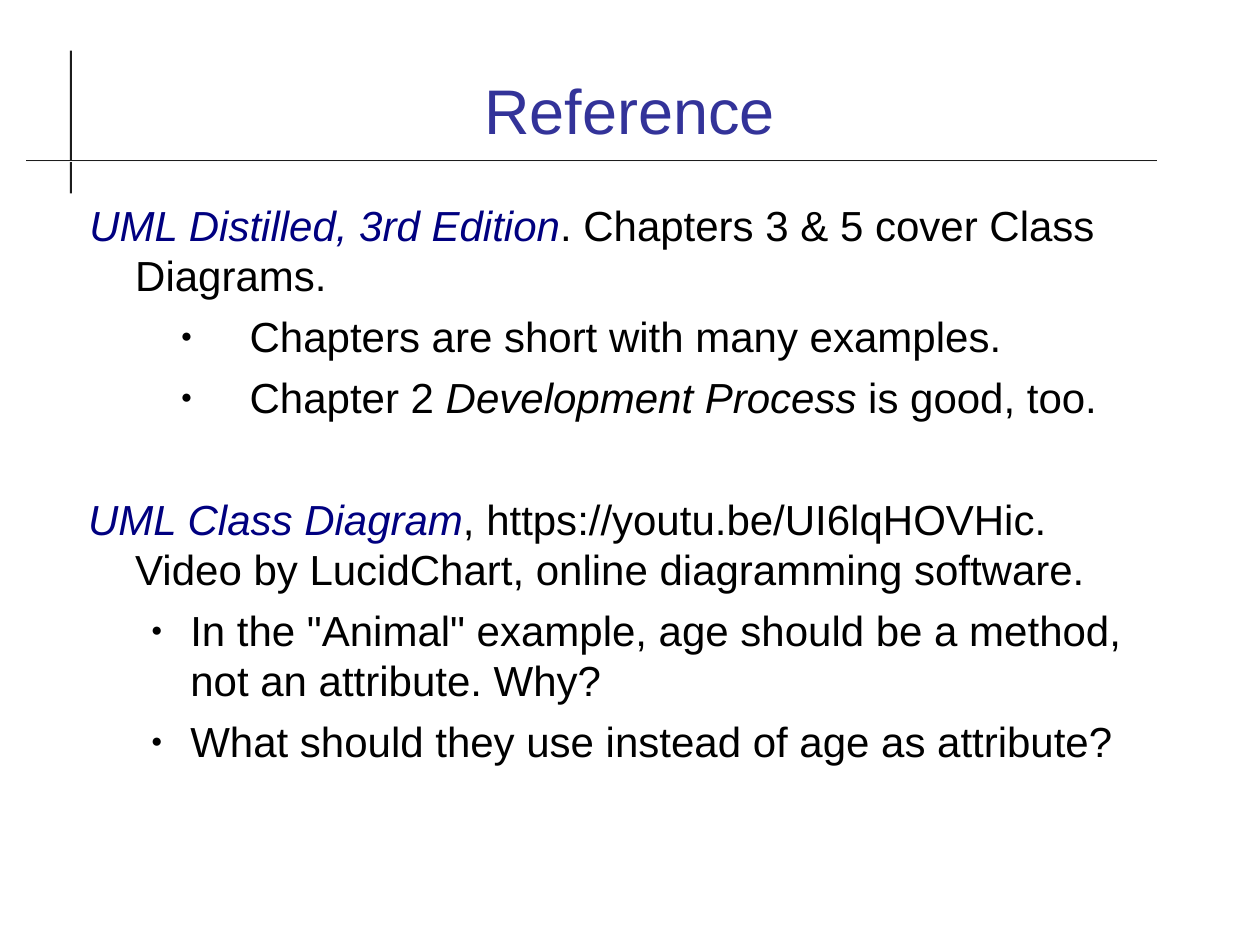
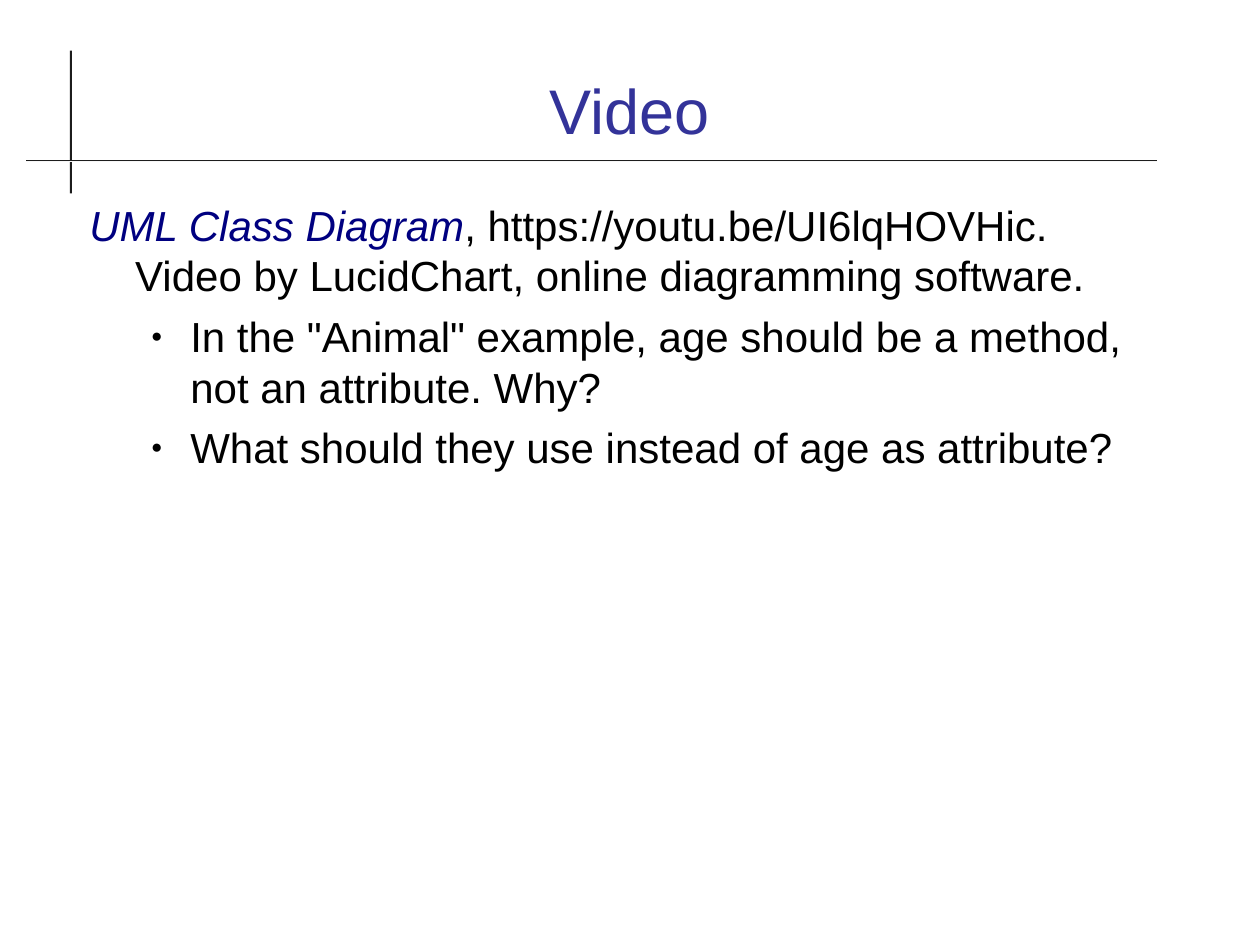
Before and after one commit to cpske/ISP, a slide deck: slide 42 of uml/UML-Class-Diagram.odp (slide 41 before the commit). Drawn at 1260x945 pixels with LibreOffice and Linux fonts; fonts in the diff are those of the drawing. Boxes give left, top, right and bottom in pixels: in the first picture for what was removed or moved away, otherwise in the second. Text is boxed around its words. In the diff, an @@ line names an element or a change of style, - is before the commit and + after.

Commit message:
add code review assignment and uml reference

```diff
--- a/uml/UML-Class-Diagram.odp
+++ b/uml/UML-Class-Diagram.odp
@@ title at [549,88,709,135]: text changed @@
-Reference
+Video
@@ text at [89,210,1097,421]: paragraphs removed @@
-UML Distilled, 3rd Edition. Chapters 3 & 5 cover Class Diagrams.
-  ● Chapters are short with many examples.
-  ● Chapter 2 Development Process is good, too.
@@ text at [89,210,1084,300]: indent changed @@
```
Also in this commit, not shown: 1 slide added, 3 other files.
